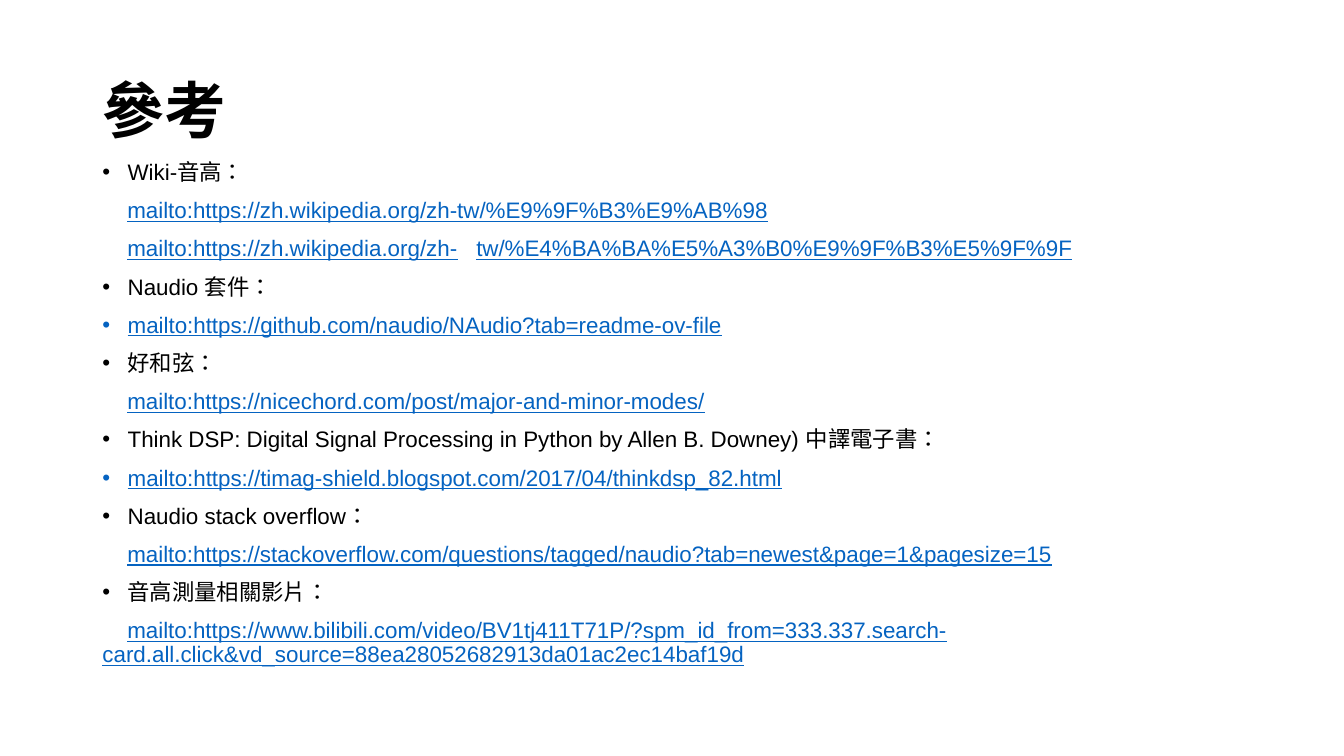
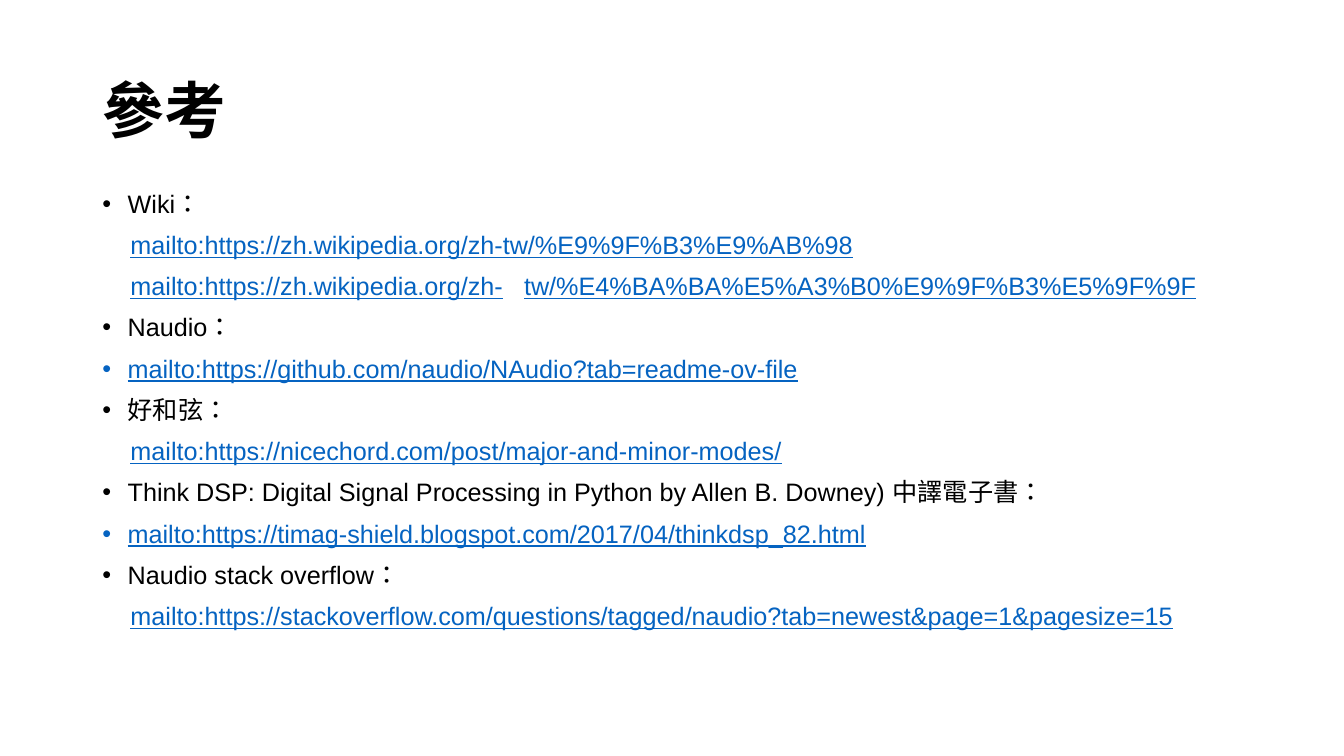
Before and after one commit to HowardYuuu/TunerWinForm, a slide deck: slide 13 of 1224報告_NAudio.pptx. Drawn at 1344x756 pixels with LibreOffice and Linux fonts; fonts in the diff are those of the drawing. Boxes give left, top, right and bottom in pixels: in the first picture for what was removed or moved away, otherwise in the second. Text is boxed around its words. In the diff, an @@ line names an element or a change of style, - is before the commit and + after.

```diff
--- a/1224報告_NAudio.pptx
+++ b/1224報告_NAudio.pptx
@@ text "Wiki：": place and size @@
-text "Wiki：" at box(102, 162, 1072, 667)
+text "Wiki：" at box(128, 194, 1196, 631)
@@ text at box(128, 194, 201, 213): text changed; size 16 to 18 pt @@
-• Wiki-音高：
+• Wiki：
@@ text at box(128, 235, 1196, 631): size 16 to 18 pt @@
@@ text at box(128, 317, 233, 337): text changed; size 16 to 18 pt @@
-• Naudio 套件：
+• Naudio：
@@ text at box(102, 581, 946, 667): paragraphs removed @@
-• 音高測量相關影片：
-mailto:https://www.bilibili.com/video/BV1tj411T71P/?spm_id_from=333.337.search- card.all.click&vd_source=88ea28052682913da01ac2ec14baf19d
```
Also in this commit, not shown: 1 other file.
